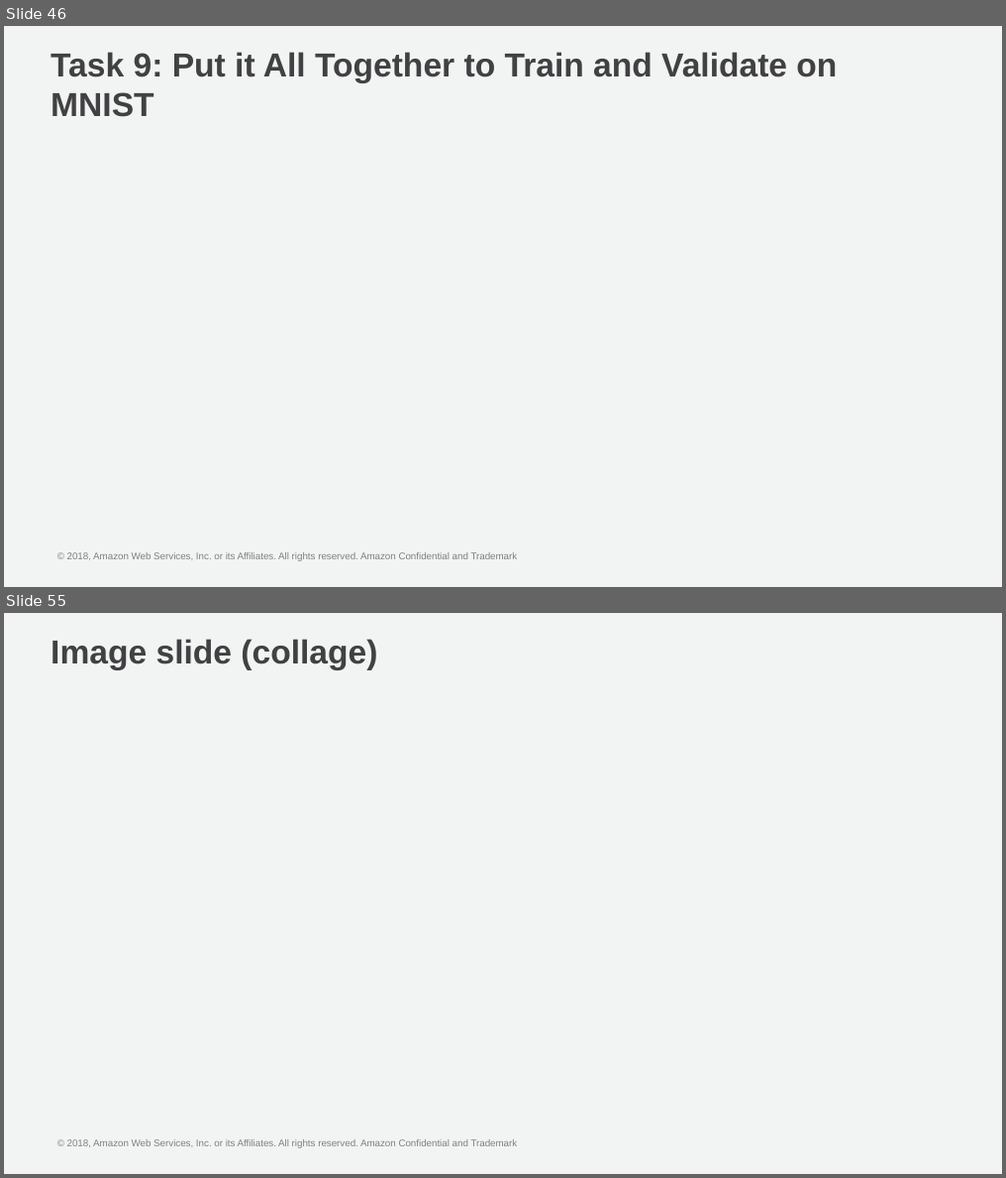
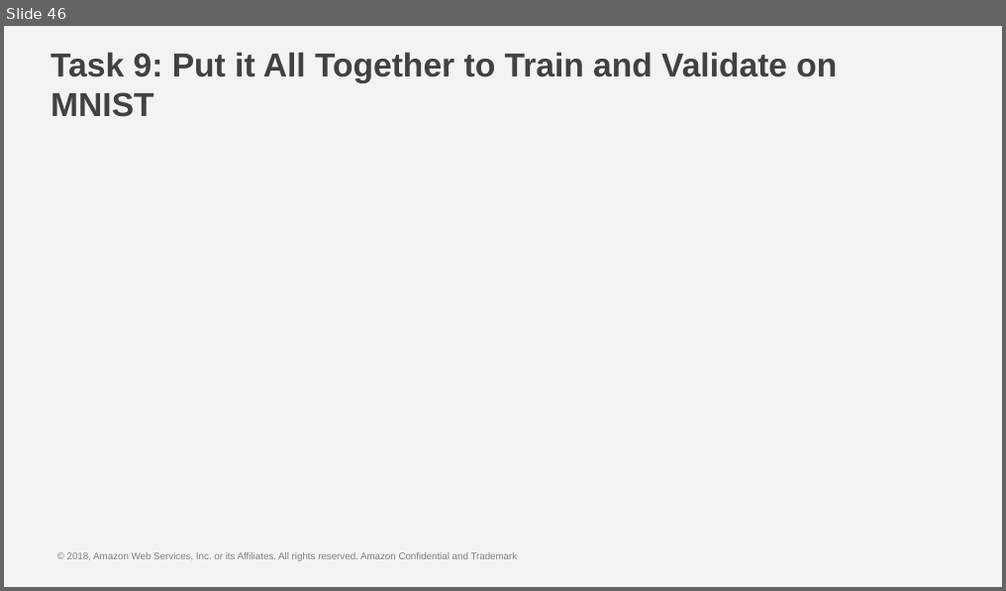
Before and after one commit to cyrusmvahid/GluonBootcamp, a slide deck: slides/Multi_GPU_and_Distributed_Training.pptx. Shown one above the other, each under a label of ours: slides 46 and 55 before the commit, slide 46 after it; the slides between them are not shown. The pictures are 1006x1178 and 1006x591 pixels, drawn with LibreOffice and Linux fonts; fonts in the diff are those of the drawing; background and template pictures are left out. Boxes give left, top, right and bottom in pixels: in the first picture for what was removed or moved away, otherwise in the second. Text is boxed around its words. In the diff, an @@ line names an element or a change of style, - is before the commit and + after.

```diff
--- a/slides/Multi_GPU_and_Distributed_Training.pptx
+++ b/slides/Multi_GPU_and_Distributed_Training.pptx
@@ slide 55 removed at [4,613,1002,1174], background #F2F4F4; not listed: 1 template element that a slide beside it also shows @@
@@ title removed at [51,639,377,670] @@
-Image slide (collage)
```
Also in this commit, not shown: 31 other slides removed, 1 other file.
